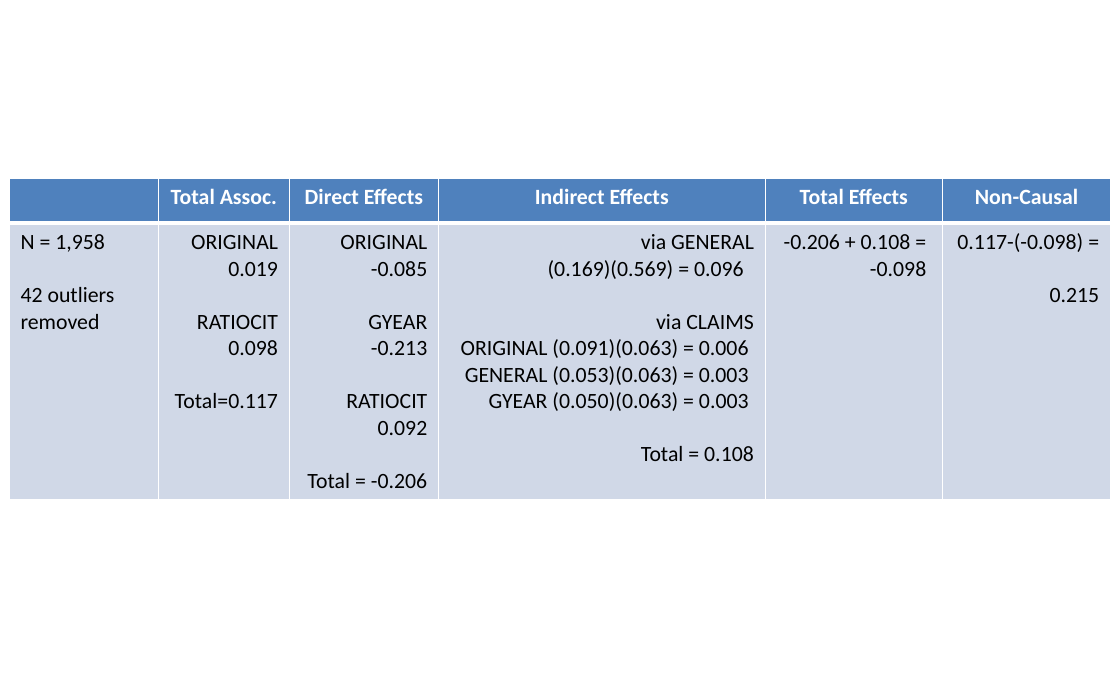
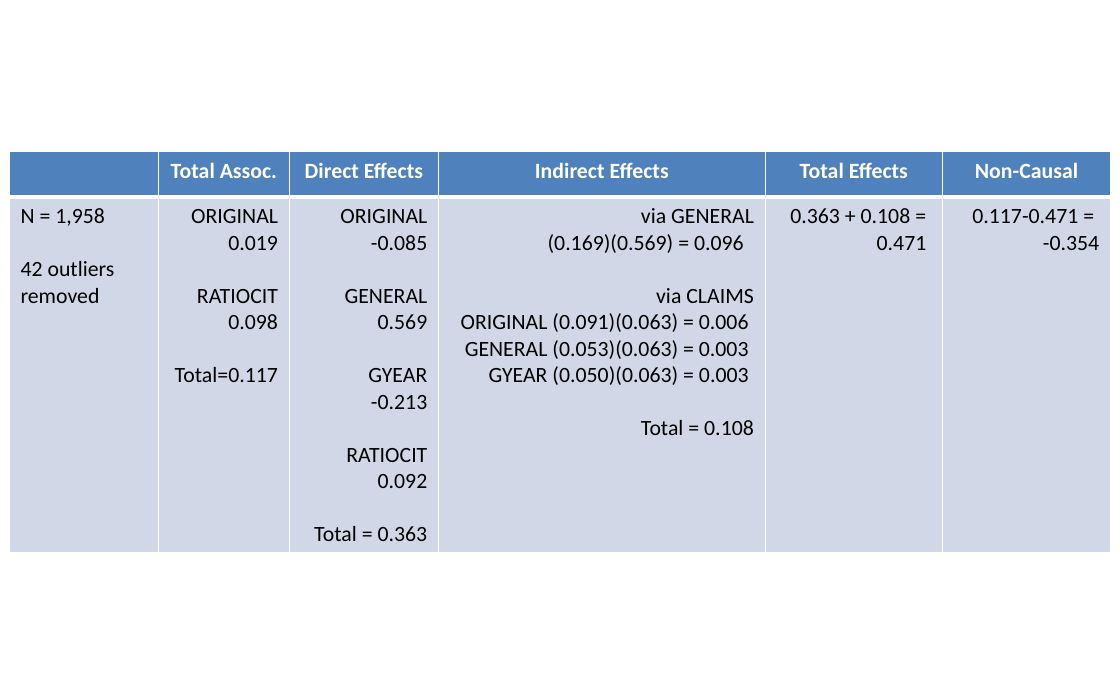
Before and after one commit to SLU-Courses-Townes/SOC6100, a slide deck: slide 10 of Assignments/Assignment03/Results/Townes_SOC6100_Assignment03_PathAnalysisModel_Diagram_v00.pptx. Drawn at 1120x700 pixels with LibreOffice and Linux fonts; fonts in the diff are those of the drawing. Boxes give left, top, right and bottom in pixels: in the first picture for what was removed or moved away, otherwise in the second. Text is boxed around its words. In the diff, an @@ line names an element or a change of style, - is before the commit and + after.

```diff
--- a/Assignments/Assignment03/Results/Townes_SOC6100_Assignment03_PathAnalysisModel_Diagram_v00.pptx
+++ b/Assignments/Assignment03/Results/Townes_SOC6100_Assignment03_PathAnalysisModel_Diagram_v00.pptx
@@ table at (x1=9, y1=152, x2=1110, y2=549) @@
-row 2: N = 1,958 / 42 outliers removed | ORIGINAL / 0.019 / RATIOCIT / 0.098 / Total=0.117 | ORIGINAL / -0.085 / GYEAR / -0.213 / RATIOCIT / 0.092 / Total = -0.206 | via GENERAL / (0.169)(0.569) = 0.096 / via CLAIMS / ORIGINAL (0.091)(0.063) = 0.006 / GENERAL (0.053)(0.063) = 0.003 / GYEAR (0.050)(0.063) = 0.003 / Total = 0.108 | -0.206 + 0.108 = / -0.098 | 0.117-(-0.098) = 0.215
+row 2: N = 1,958 / 42 outliers removed | ORIGINAL / 0.019 / RATIOCIT / 0.098 / Total=0.117 | ORIGINAL / -0.085 / GENERAL / 0.569 / GYEAR / -0.213 / RATIOCIT / 0.092 / Total = 0.363 | via GENERAL / (0.169)(0.569) = 0.096 / via CLAIMS / ORIGINAL (0.091)(0.063) = 0.006 / GENERAL (0.053)(0.063) = 0.003 / GYEAR (0.050)(0.063) = 0.003 / Total = 0.108 | 0.363 + 0.108 = / 0.471 | 0.117-0.471 = -0.354
@@ table resized from (x1=9, y1=178, x2=1110, y2=496) to (x1=9, y1=152, x2=1110, y2=549) @@
```
Also in this commit, not shown: 1 other slide changed, 1 slide added, 3 other files.
